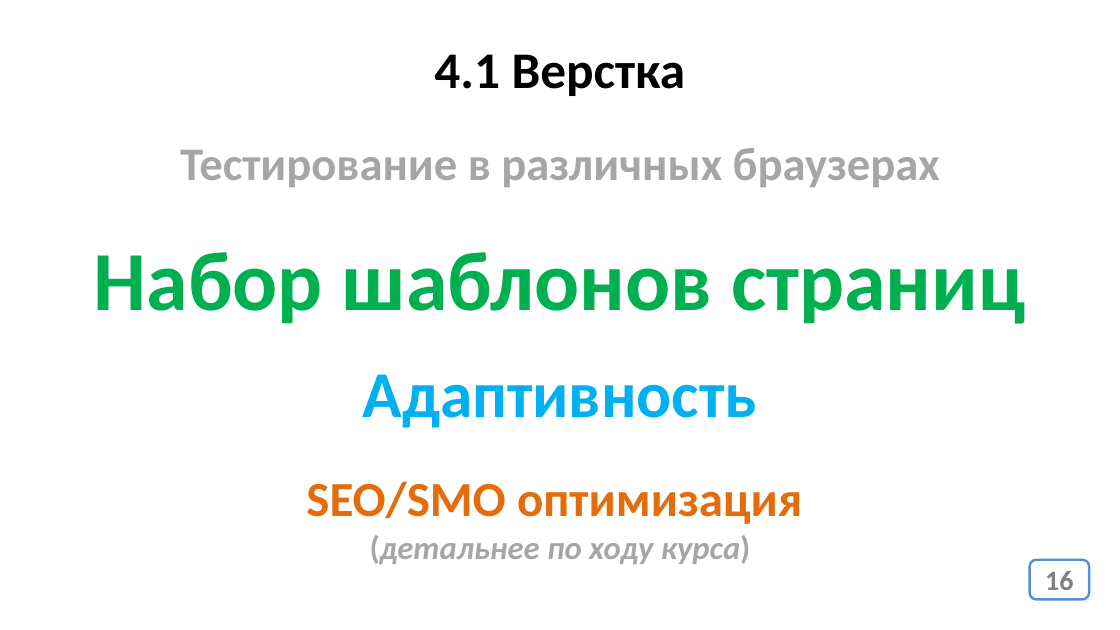
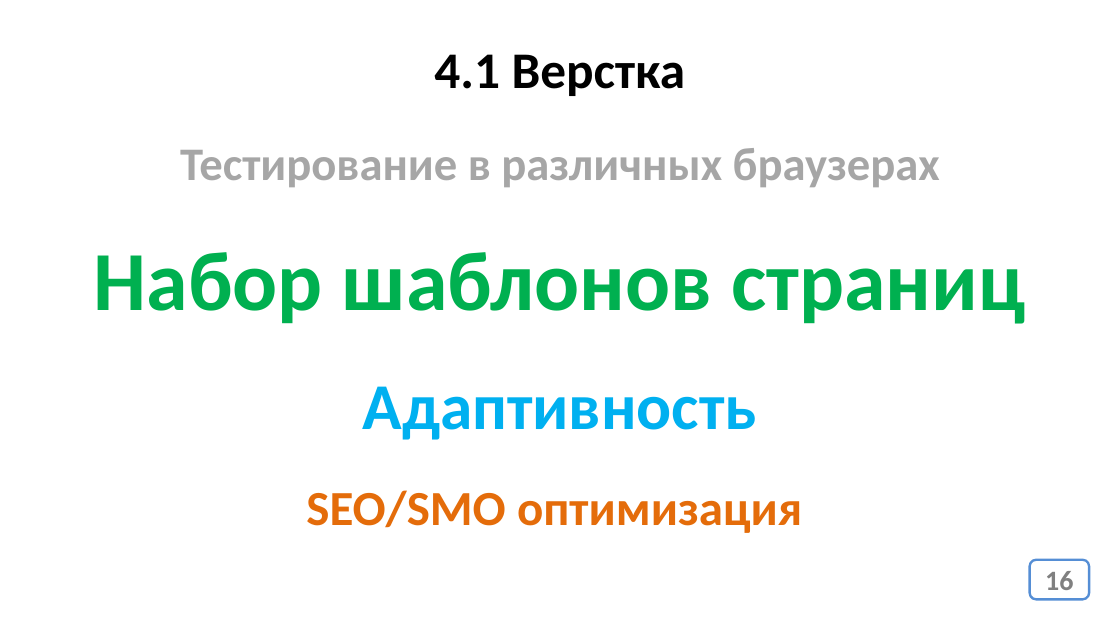
Before and after one commit to web35-ortdnipro/lesson16, a slide deck: slide 16 of lesson16.pptx. Drawn at 1120x630 pixels with LibreOffice and Linux fonts; fonts in the diff are those of the drawing. Boxes give left, top, right and bottom in pixels: in the first picture for what was removed or moved away, otherwise in the second. Text is boxed around its words. In the diff, an @@ line names an element or a change of style, - is before the commit and + after.

```diff
--- a/lesson16.pptx
+++ b/lesson16.pptx
@@ text "Адаптивность": place and size @@
-text "Адаптивность" at [362, 374, 756, 428]
+text "Адаптивность" at [362, 386, 756, 440]
@@ text "SEO/SMO оптимизация": place and size @@
-text "SEO/SMO оптимизация" at [306, 481, 802, 564]
+text "SEO/SMO оптимизация" at [306, 490, 802, 533]
@@ text at [370, 535, 750, 564]: paragraph removed @@
-(детальнее по ходу курса)
```
Also in this commit, not shown: 1 other file.
